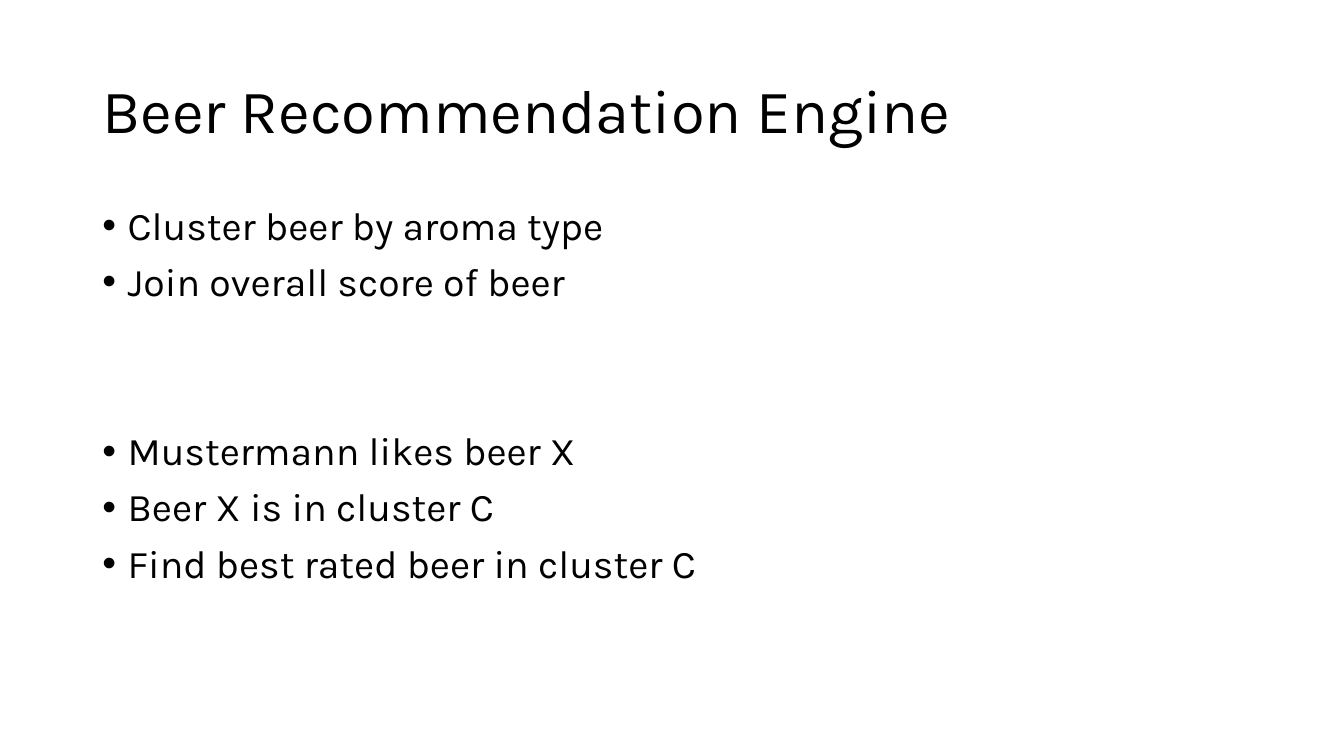
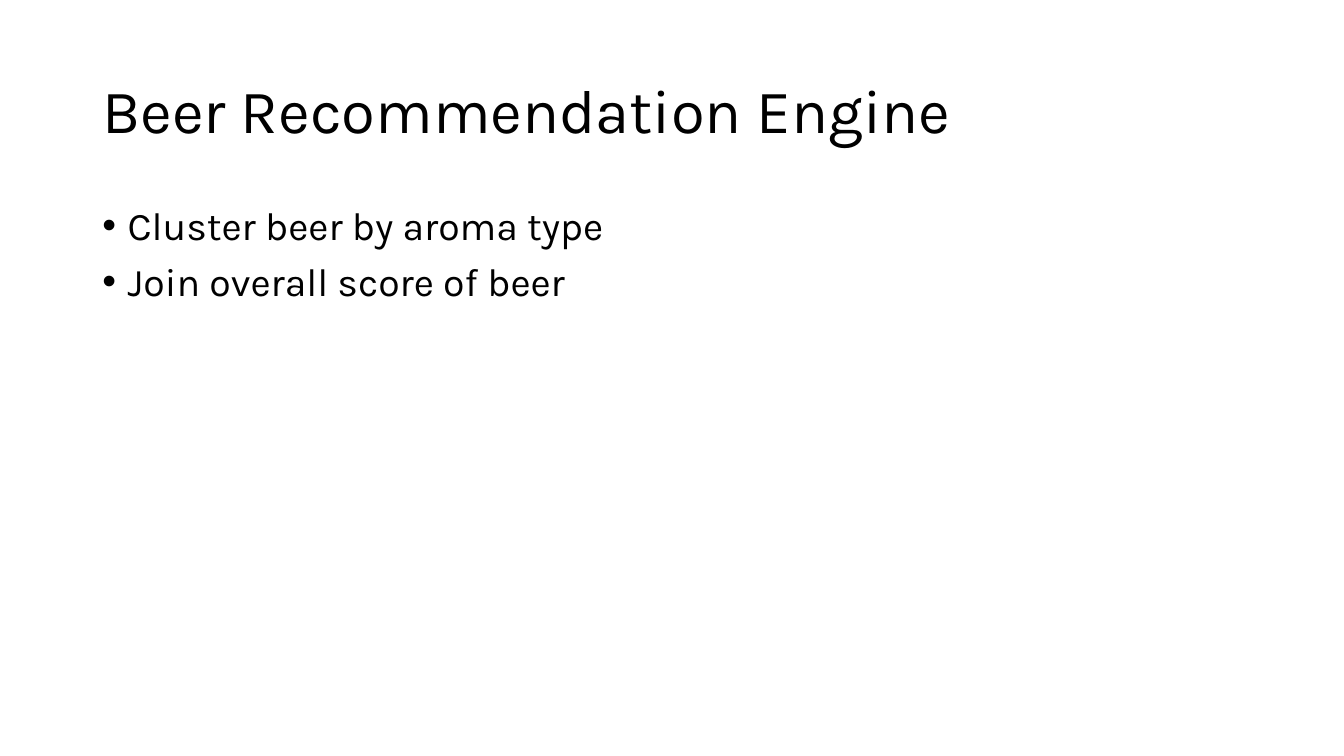
Before and after one commit to XaverB/dmml-beer, a slide deck: slide 3 of presentation/Beer.pptx. Drawn at 1344x756 pixels with LibreOffice and Linux fonts; fonts in the diff are those of the drawing. Boxes give left, top, right and bottom in pixels: in the first picture for what was removed or moved away, otherwise in the second. Text is boxed around its words. In the diff, an @@ line names an element or a change of style, - is before the commit and + after.

```diff
--- a/presentation/Beer.pptx
+++ b/presentation/Beer.pptx
@@ text at (128,438,696,579): paragraphs removed @@
-• Mustermann likes beer X
-• Beer X is in cluster C
-• Find best rated beer in cluster C
```
Also in this commit, not shown: 7 other slides changed.
